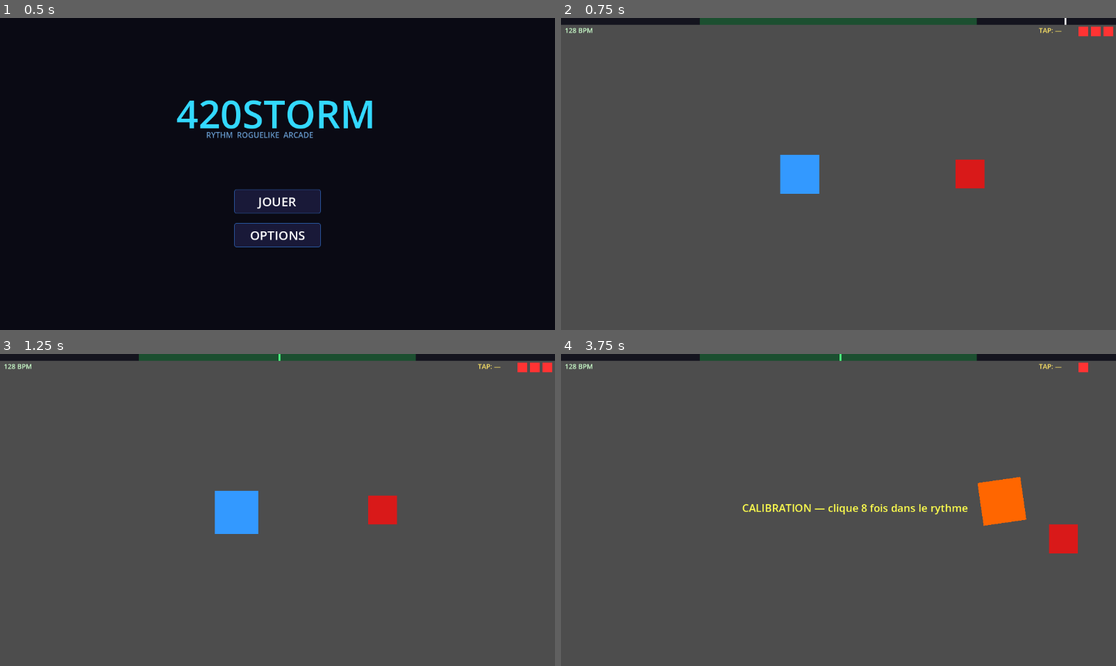
Above: before the commit, frames 1-4 (two rows, left to right).
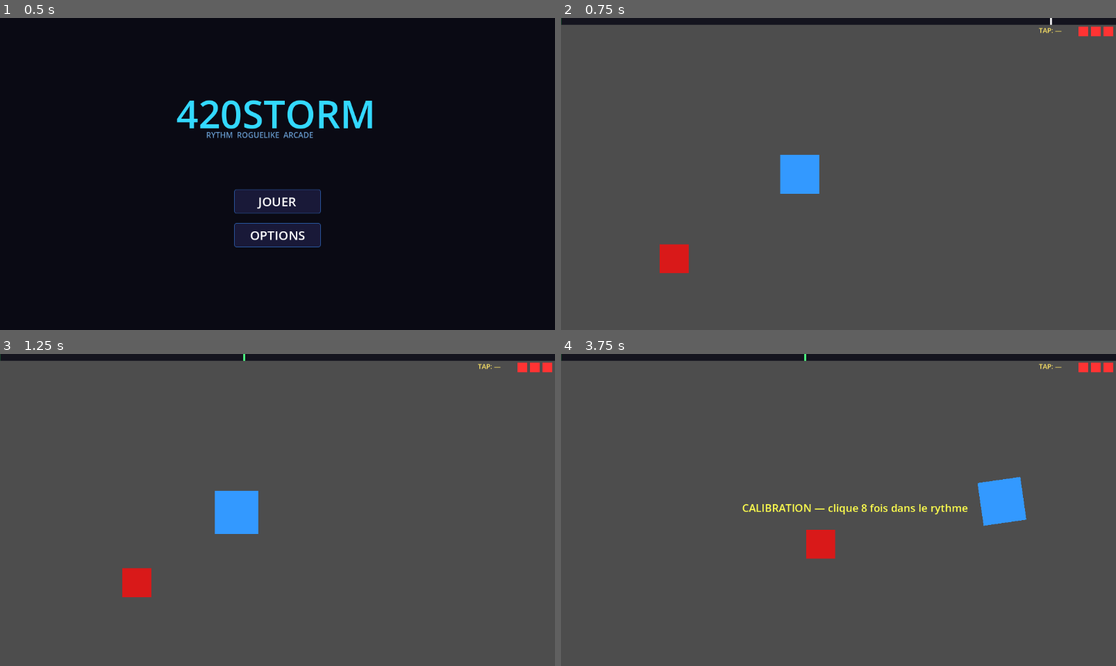
Above: after the commit, the same moments.

Repository: Telooss/420STROM
Game: Godot game, scene res://scenes/menu.tscn
The game is run twice, just before and just after one commit, with the same random seed, the same clock (stepped at 60 frames per second) and the same inputs.
Inputs (mouse positions are in pixels of both pictures, inside the frame that each line leads up to):
- Up to frame 1 (0.5 s): no input
- Up to frame 2 (0.75 s): click "JOUER" at 0.5 s
- Up to frame 3 (1.25 s): no input
- Up to frame 4 (3.75 s): tap Enter at 1.25 s; move the mouse to (960, 494) at 1.27 s; hold D 1.28-2.03 s; hold Z 1.28-2.03 s; click (960, 494) at 1.42 s; move the mouse to (727, 525) at 2.02 s; hold S 2.03-2.78 s; tap Q at 2.1 s; move the mouse to (894, 441) at 2.77 s; hold D from 2.78 s (still down); tap R at 2.85 s; move the mouse to (810, 572) at 3.52 s; tap C at 3.6 s; click (810, 572) at 3.67 s

Frame 1 is identical in both runs. In frame 2, 2.2% of the frame differs, in the area x 0-92%, y 0-82%; in frame 3, 2.2%; in frame 4, 3.4%, in the area x 0-100%, y 0-66%.

Commit message:
fix: restructure scène — World et Player sont frères sous GameRoot
World n'est plus enfant du joueur donc les ennemis ne suivent
plus son déplacement. Structure : GameRoot > World + Player + HUD.
Mise à jour des chemins get_parent() dans beat_controller et hud.

Co-Authored-By: Claude Sonnet 4.6 <noreply@anthropic.com>

Diff:
--- a/node_2d.tscn
+++ b/node_2d.tscn
@@ -1,17 +1,21 @@
 [gd_scene format=3 uid="uid://bvy0iclloicfe"]
 
 [ext_resource type="Script" path="res://scripts/beat_controller.gd" id="1_beat"]
-[ext_resource type="PackedScene" uid="uid://hud00420storm" path="res://scenes/hud.tscn" id="2_hud"]
+[ext_resource type="PackedScene" uid="uid://dyx5f25q8ms0u" path="res://scenes/hud.tscn" id="2_hud"]
 
-[node name="Node2D" type="Node2D" unique_id=7197841]
+[node name="GameRoot" type="Node2D"]
+
+[node name="World" type="Node2D" parent="."]
+
+[node name="Player" type="Node2D" parent="."]
 position = Vector2(576, 324)
 script = ExtResource("1_beat")
 
-[node name="HUD" parent="." instance=ExtResource("2_hud")]
-
-[node name="ColorRect" type="ColorRect" parent="." unique_id=407268278]
+[node name="ColorRect" type="ColorRect" parent="Player"]
 offset_left = -40.0
 offset_top = -40.0
 offset_right = 40.0
 offset_bottom = 40.0
 color = Color(0.2, 0.6, 1.0, 1)
+
+[node name="HUD" parent="." instance=ExtResource("2_hud")]
--- a/scripts/beat_controller.gd
+++ b/scripts/beat_controller.gd
@@ -44,9 +44,9 @@
 	hp = max_hp
 	player_rect.color = BASE_COLOR
 
-	_world = Node2D.new()
-	_world.name = "World"
-	add_child(_world)
+	# World est un frère du joueur dans la scène — pas un enfant
+	# Donc les ennemis/projectiles ne suivent pas le déplacement du joueur
+	_world = get_parent().get_node("World")
 
 	_click_player = AudioStreamPlayer.new()
 	_click_player.stream = _make_click_stream()
@@ -279,7 +279,7 @@
 	Engine.time_scale = 0.0
 	await get_tree().create_timer(0.3, true, false, true).timeout
 	Engine.time_scale = 1.0
-	get_node("HUD").show_game_over(combo)
+	get_parent().get_node("HUD").show_game_over(combo)
 
 func _make_click_stream() -> AudioStreamWAV:
 	var wav := AudioStreamWAV.new()
--- a/scripts/hud.gd
+++ b/scripts/hud.gd
@@ -37,7 +37,7 @@
 	_combo_label.text = ""
 
 	# Cœurs en haut à droite
-	var bc := get_parent()
+	var bc := get_parent().get_node("Player")
 	var max_hp: int = bc.max_hp if bc.get("max_hp") != null else 3
 	for i in max_hp:
 		var h := _make_rect(Color(1.0, 0.2, 0.2, 1),
@@ -45,11 +45,12 @@
 			Vector2(vp.x - (HEART_SIZE + HEART_GAP) * (max_hp - i), BAR_H + 4))
 		_hearts.append(h)
 
+	var player := get_parent().get_node("Player")
 	MusicManager.song_changed.connect(_on_song_changed)
-	get_parent().tap_bpm_updated.connect(_on_tap_bpm_updated)
-	get_parent().calibration_status.connect(_on_calibration_status)
-	get_parent().combo_changed.connect(_on_combo_changed)
-	get_parent().hp_changed.connect(_on_hp_changed)
+	player.tap_bpm_updated.connect(_on_tap_bpm_updated)
+	player.calibration_status.connect(_on_calibration_status)
+	player.combo_changed.connect(_on_combo_changed)
+	player.hp_changed.connect(_on_hp_changed)
 
 func _on_song_changed(_data: Dictionary) -> void:
 	beat_interval = 60.0 / MusicManager.current_bpm
